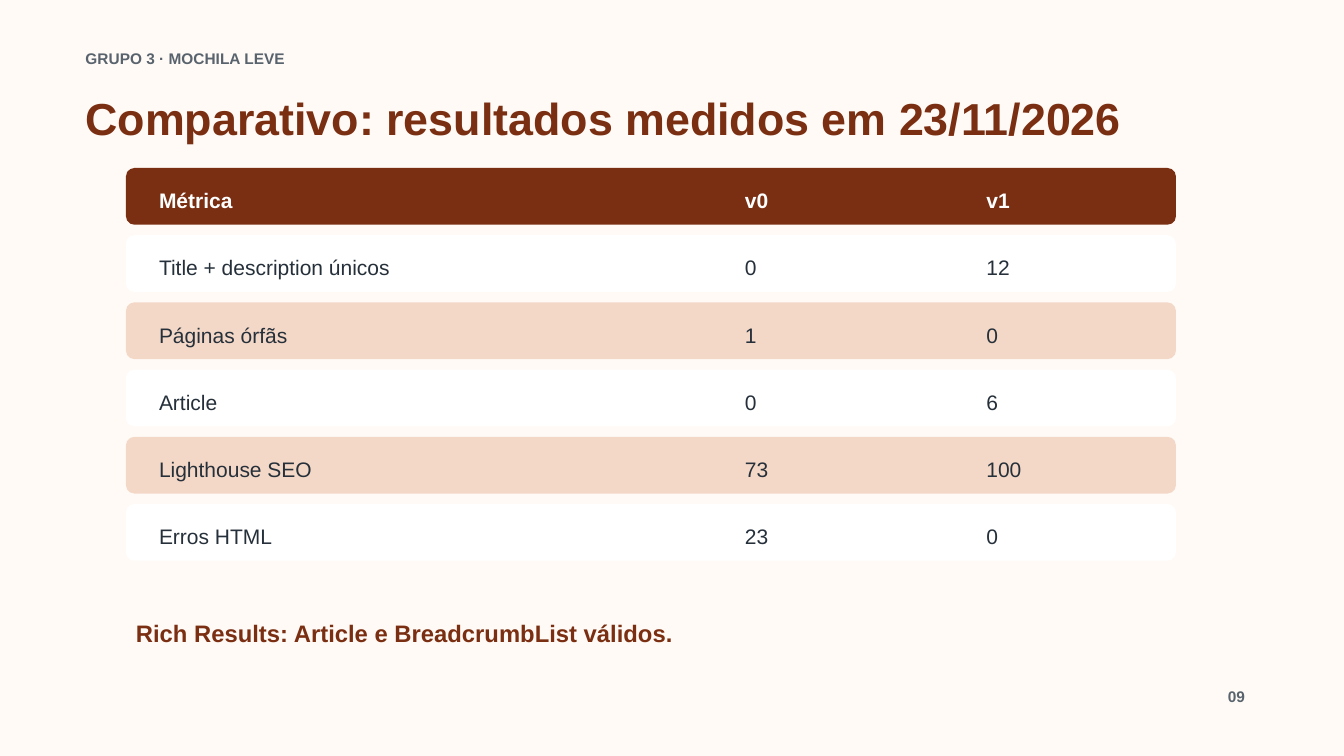
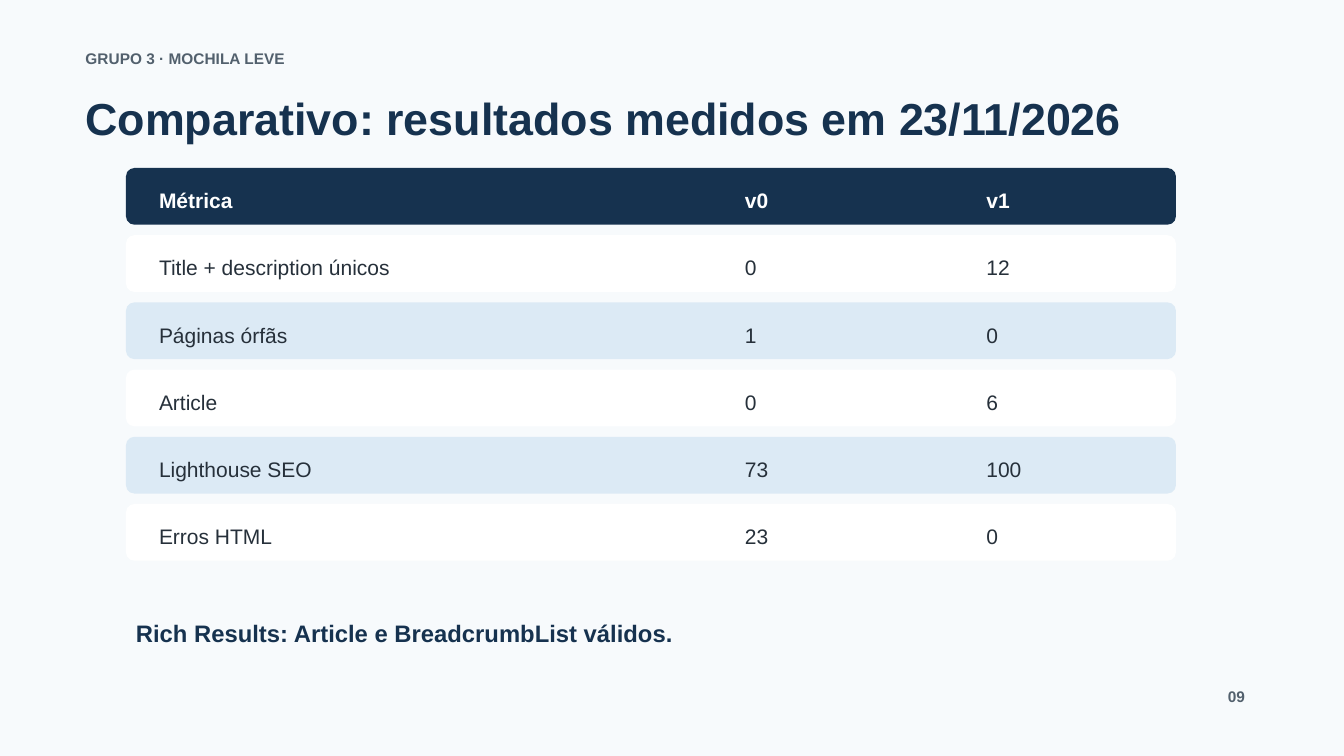
Before and after one commit to MRIshizawa/grupo3-blog-mochila-leve-seo, a slide deck: slide 9 of apresentacao-seo-grupo3.pptx. Drawn at 1344x756 pixels with LibreOffice and Linux fonts; fonts in the diff are those of the drawing. Boxes give left, top, right and bottom in pixels: in the first picture for what was removed or moved away, otherwise in the second. Text is boxed around its words. In the diff, an @@ line names an element or a change of style, - is before the commit and + after.

```diff
--- a/apresentacao-seo-grupo3.pptx
+++ b/apresentacao-seo-grupo3.pptx
@@ background #FFFAF5 to #F7FAFC @@
@@ text "Comparativo: resultados medidos em 23/11/2026" at box(85, 102, 1121, 144): text colour #7A2E12 to #16324F @@
@@ rounded rectangle at box(126, 168, 1177, 225): fill #7A2E12 to #16324F @@
@@ rounded rectangle at box(126, 302, 1177, 359): fill #F4D8C7 to #DCEAF5 @@
@@ rounded rectangle at box(126, 437, 1177, 493): fill #F4D8C7 to #DCEAF5 @@
@@ text "Rich Results: Article e BreadcrumbList ..." at box(136, 624, 673, 643): text colour #7A2E12 to #16324F @@
```
Also in this commit, not shown: 9 other slides changed, 2 other files.
